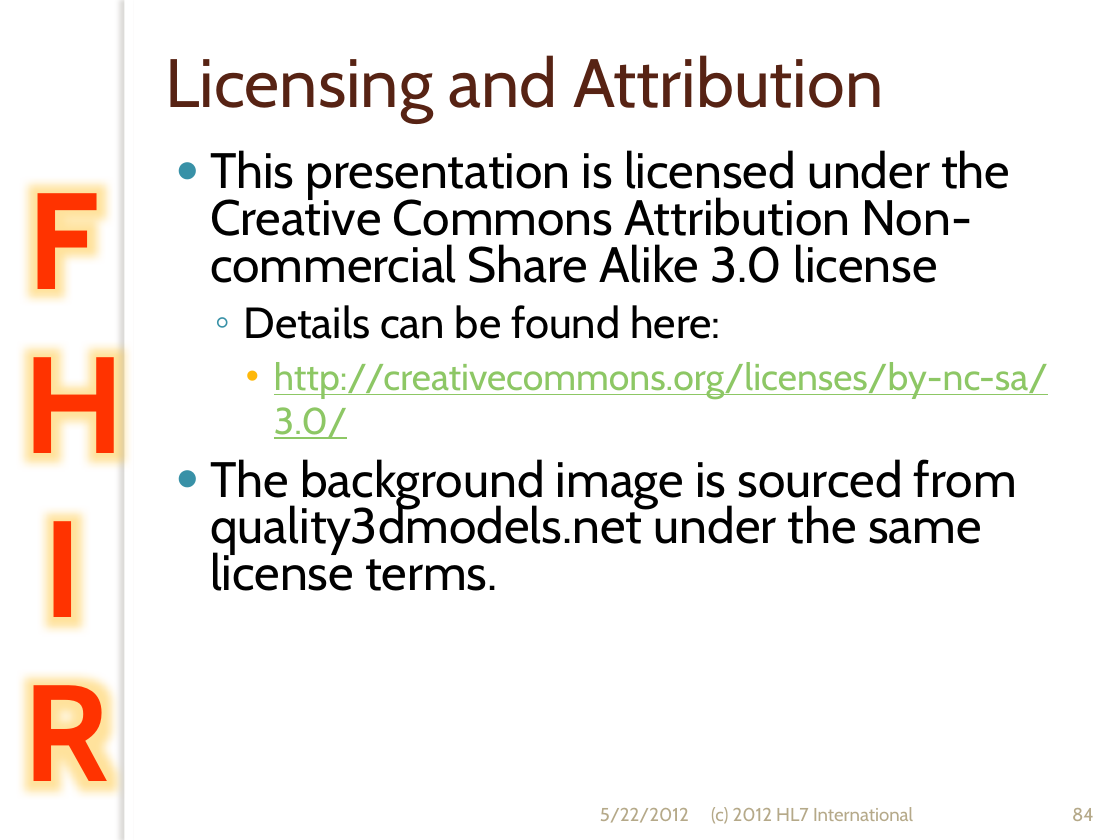
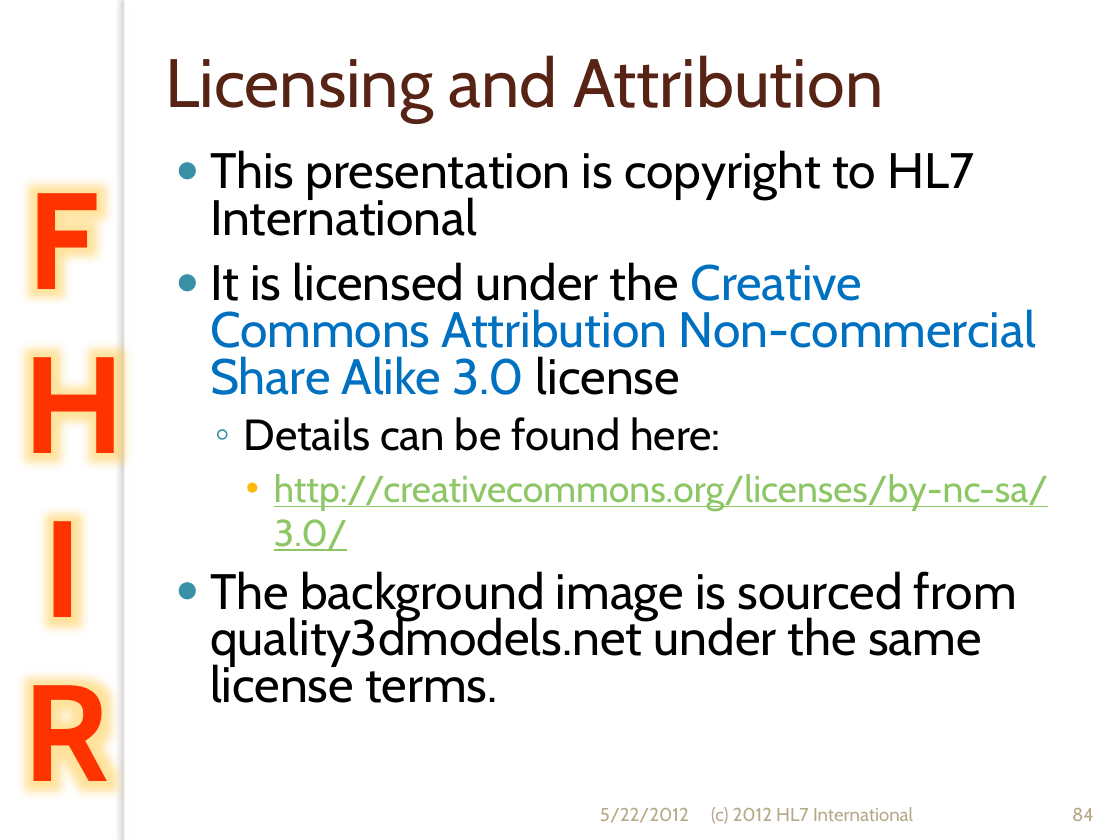
Before and after one commit to vista-novo/fhir, a slide deck: slide 84 of presentations/Introduction to FHIR.pptx. Drawn at 1120x840 pixels with LibreOffice and Linux fonts; fonts in the diff are those of the drawing; background and template pictures are left out. Boxes give left, top, right and bottom in pixels: in the first picture for what was removed or moved away, otherwise in the second. Text is boxed around its words. In the diff, an @@ line names an element or a change of style, - is before the commit and + after.

Commit message:
Corrected license appearance, added license info

```diff
--- a/presentations/Introduction to FHIR.pptx
+++ b/presentations/Introduction to FHIR.pptx
@@ text at <box>210,150,1036,395</box>: text changed @@
-● This presentation is licensed under the Creative Commons Attribution Non-commercial Share Alike 3.0 license
+● This presentation is copyright to HL7 International
+● It is licensed under the Creative Commons Attribution Non-commercial Share Alike 3.0 license
```
Also in this commit, not shown: 1 other file.
